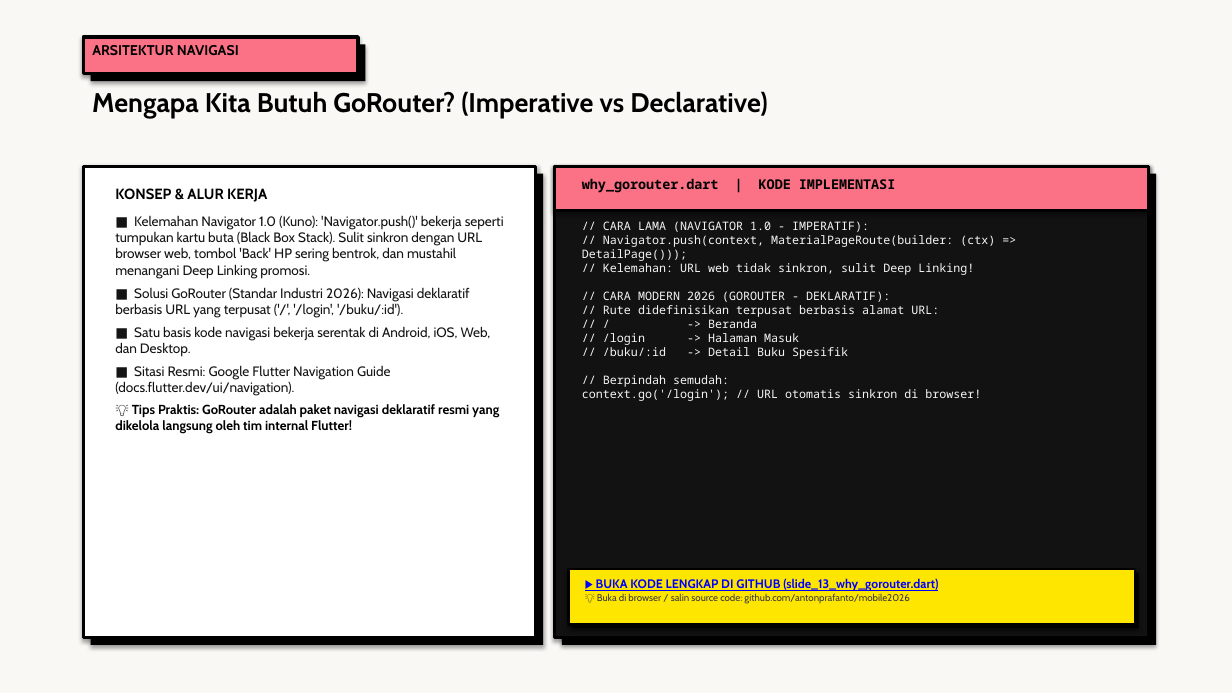
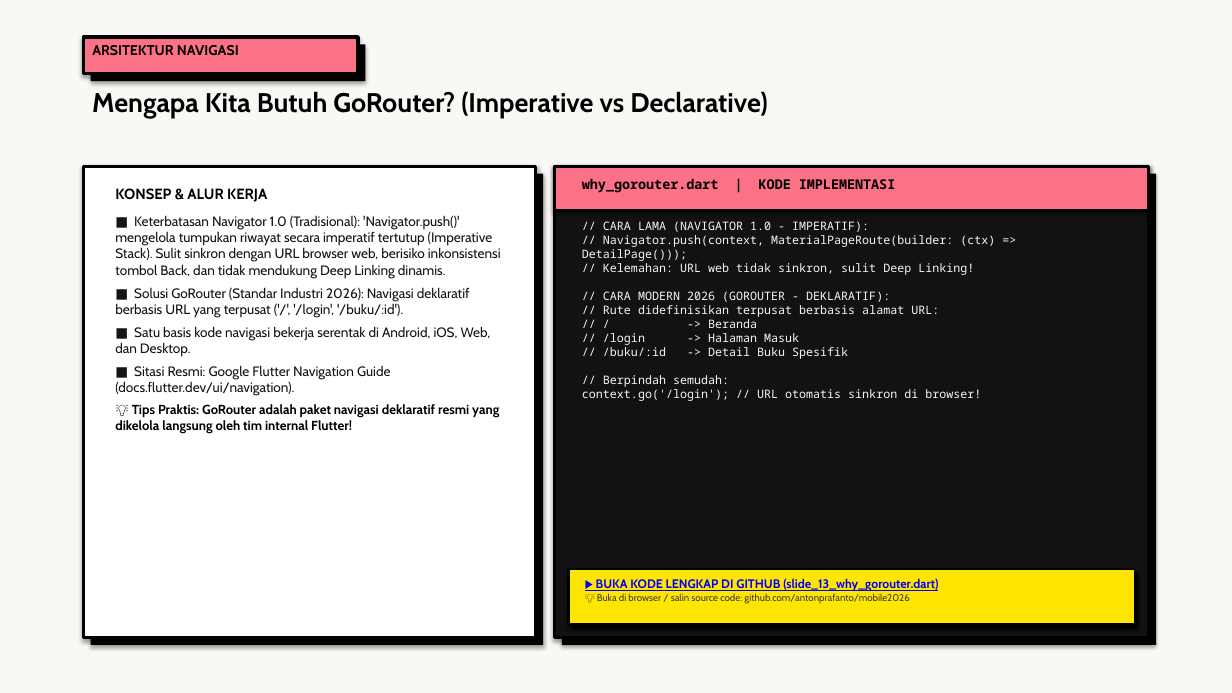
Before and after one commit to antonprafanto/mobile2026, a slide deck: slide 13 of 03_slide_presentasi/PERTEMUAN_04_Form_Handling_dan_GoRouter.pptx. Drawn at 1232x693 pixels with LibreOffice and Linux fonts; fonts in the diff are those of the drawing. Boxes give left, top, right and bottom in pixels: in the first picture for what was removed or moved away, otherwise in the second. Text is boxed around its words. In the diff, an @@ line names an element or a change of style, - is before the commit and + after.

```diff
--- a/03_slide_presentasi/PERTEMUAN_04_Form_Handling_dan_GoRouter.pptx
+++ b/03_slide_presentasi/PERTEMUAN_04_Form_Handling_dan_GoRouter.pptx
@@ text at box(115, 215, 501, 279): text changed @@
-■ Kelemahan Navigator 1.0 (Kuno): 'Navigator.push()' bekerja seperti tumpukan kartu buta (Black Box Stack). Sulit sinkron dengan URL browser web, tombol 'Back' HP sering bentrok, dan mustahil menangani Deep Linking promosi.
+■ Keterbatasan Navigator 1.0 (Tradisional): 'Navigator.push()' mengelola tumpukan riwayat secara imperatif tertutup (Imperative Stack). Sulit sinkron dengan URL browser web, berisiko inkonsistensi tombol Back, dan tidak mendukung Deep Linking dinamis.
```
Also in this commit, not shown: 3 other slides changed, 22 other files.
